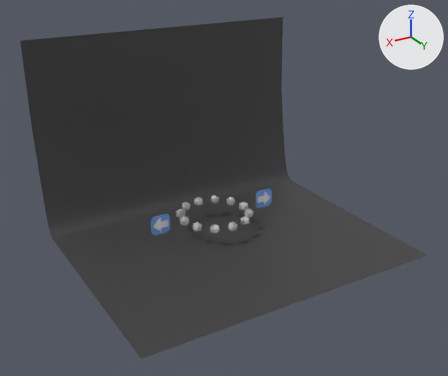
The glTF model Interactivity-2022.3/Assets/Test Scenes/carousell/carousell.glb, before and after one commit.
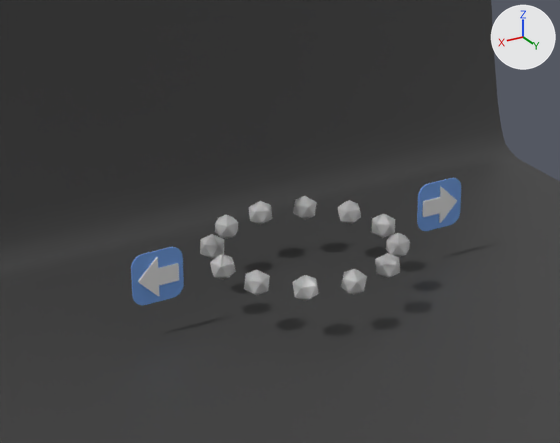
There are two pictures of each version: one whole from a 50 mm camera at (16.51, 28.57, 15.77) aimed at (0.59, 2.04, 2.51), one close up on the part from 23% to 69% of the width and 33% to 76% of the height. Arrows for +X, +Y and +Z are at upper right; the lights stay in place. Where no turn or scale is listed for an object, it has been applied to the vertices. Vertices at the same position are counted once.

In view in the first close-up: 'Arrow', 'Arrow.001', 'BG', 'Item.012', 'Item.021', 'Item.022', 'Item.023', 'left', 'right'.
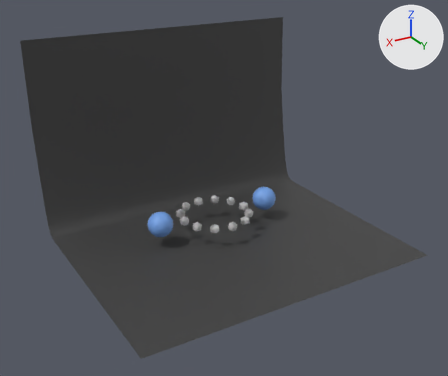
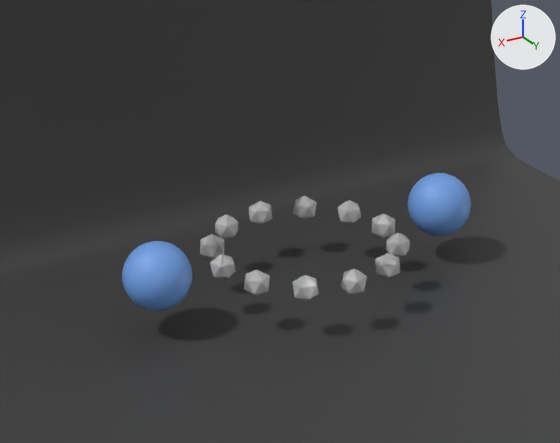
Diff of the bpy script that builds the scene:
```diff
--- a/Interactivity-2022.3/Assets/Test Scenes/carousell/carousell.glb.py
+++ b/Interactivity-2022.3/Assets/Test Scenes/carousell/carousell.glb.py
@@ me_plane @@
 # used by ob_left; location = (3.5, -0.03, 0.17)
-me_plane.from_pydata(...)  # 56 vertices, 108 faces; spans x -0.578..0.578, y 0.0..0.03, z -0.578..0.578
+me_plane.from_pydata(...)  # 482 vertices, 960 faces; spans x -0.72..0.72, y -0.72..0.72, z -0.72..0.72
+# me_plane part 1: 56 vertices removed from x -0.578..0.578, y 0.0..0.03, z -0.578..0.578; 482 vertices added at x -0.72..0.72, y -0.72..0.72, z -0.72..0.72, forming a UV sphere (32 segments, 16 rings, poles along z)
 me_plane.materials.append(mat_arrowbg)
@@ me_plane_003 @@
 # used by ob_right; location = (-3.5, -0.03, 0.17)
-me_plane_003.from_pydata(...)  # 56 vertices, 108 faces; spans x -0.578..0.578, y 0.0..0.03, z -0.578..0.578
+me_plane_003.from_pydata(...)  # 482 vertices, 960 faces; spans x -0.712..0.712, y -0.697..0.727, z -0.712..0.712
+# me_plane_003 part 2: 56 vertices removed from x -0.578..0.578, y 0.0..0.03, z -0.578..0.578; 482 vertices added at x -0.712..0.712, y -0.697..0.727, z -0.712..0.712, forming a UV sphere (32 segments, 16 rings, poles along z)
 me_plane_003.materials.append(mat_arrowbg)
```

Boxes (x1, y1, x2, y2) around the edits, measured in the close-ups (560 x 443 px):
'left', reshaped (31% wider, 20% taller)
    before: (131, 247, 184, 305)
    after: (122, 241, 192, 311)
'right', reshaped (42% wider, 19% taller)
    before: (417, 178, 461, 231)
    after: (408, 173, 471, 236)
